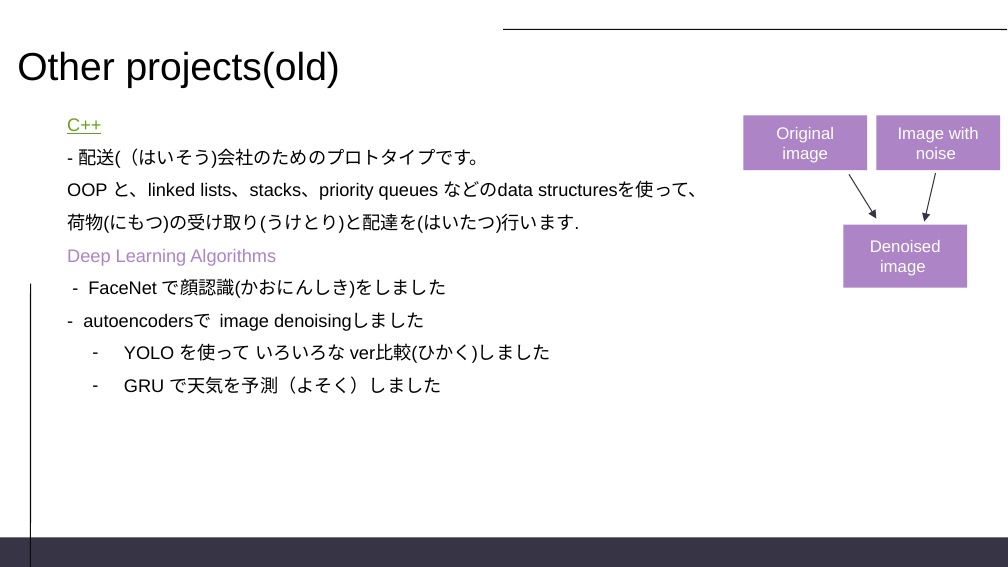
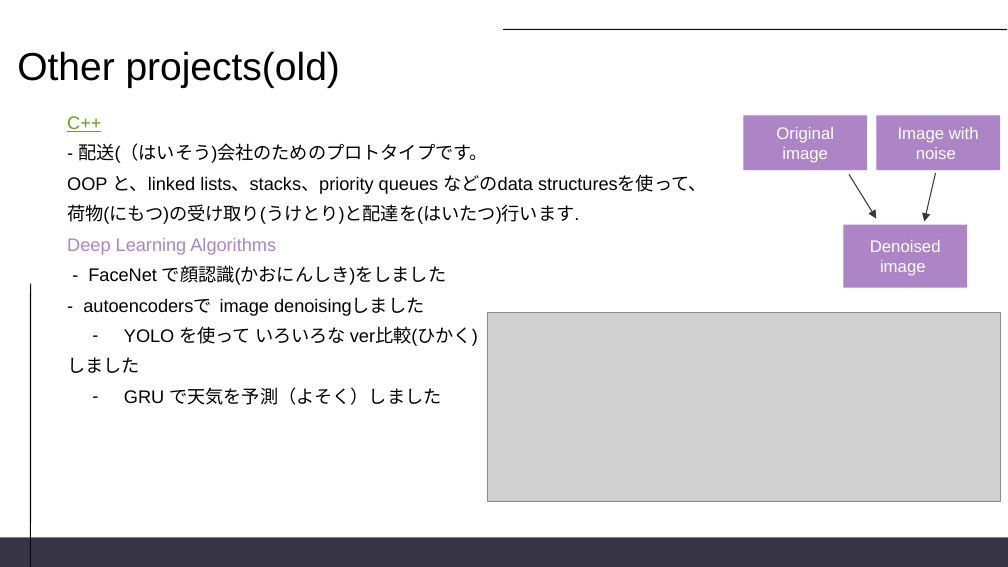
Before and after one commit to Pansy-k/Thesis, a slide deck: slide 10 of nooo.pptx. Drawn at 1008x567 pixels with LibreOffice and Linux fonts; fonts in the diff are those of the drawing; grey boxes stand for pictures. Boxes give left, top, right and bottom in pixels: in the first picture for what was removed or moved away, otherwise in the second. Text is boxed around its words. In the diff, an @@ line names an element or a change of style, - is before the commit and + after.

```diff
--- a/nooo.pptx
+++ b/nooo.pptx
@@ text at [67, 116, 707, 405]: line spacing 1.5 to 1.4 @@
@@ text at [67, 326, 478, 373]: text changed @@
-– YOLO を使って いろいろな ver比較(ひかく)しました
+– YOLO を使って いろいろな ver比較(ひかく)
+しました
@@ picture added at [488, 312, 1000, 501] @@
```
Also in this commit, not shown: 5 other slides changed.
